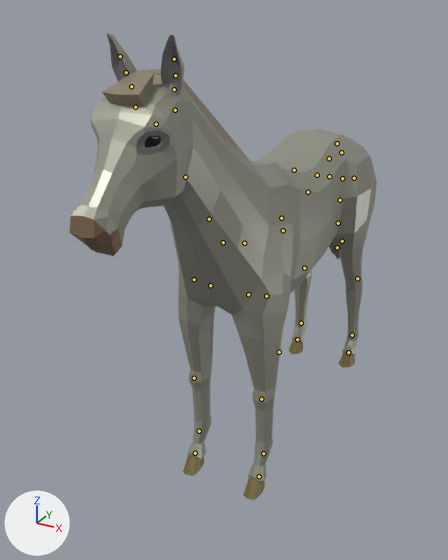
What one commit did to the glTF model demo/animals/Horse_White.glb.
The view is the same before and after, from a camera (50 mm lens) standing at (2.73, -6.44, 4.98) and looking at (-0.53, -0.51, 2.01). Arrows for +X, +Y and +Z are at lower left; the lights stay in place. The picture after the commit comes second. The bones that change, and the others that lie on the model, are drawn over the model as lines.

The first picture shows 'Horse'.
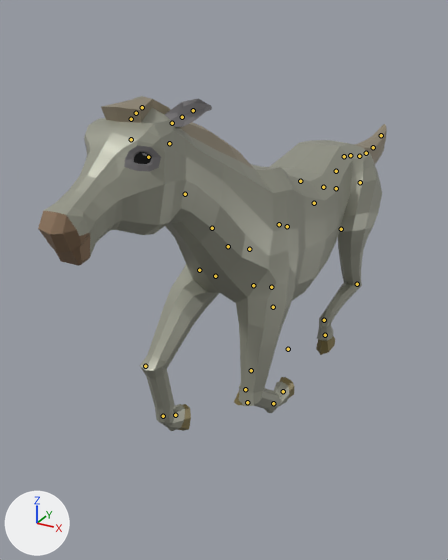
The newer file adds an action. The first version stands in its rest pose; the second is drawn at frame 5 of the action 'AnimalArmature|Gallop'.

Where the change shows, as pixel boxes (x1, y1, x2, y2) in the pictures (448 x 560 px):
'Horse', posed (14% wider, 28% shorter)
    before: (70, 33, 377, 500)
    after: (38, 96, 387, 431)
bone 'Body', root to tip
    before: (279, 352) to (279, 350)
    after: (288, 349) to (288, 347)
bone 'Back', root to tip
    before: (329, 158) to (329, 158)
    after: (336, 171) to (336, 171)
bone 'Neck1', root to tip
    before: (223, 242) to (223, 242)
    after: (228, 246) to (228, 246)
bone 'Neck3', root to tip
    before: (185, 177) to (185, 176)
    after: (185, 194) to (184, 193)
bone 'Head', root to tip
    before: (156, 124) to (156, 124)
    after: (148, 157) to (148, 157)
bone 'Ear2.L', root to tip
    before: (174, 89) to (174, 88)
    after: (172, 123) to (172, 122)
bone 'Ear3.L', root to tip
    before: (175, 75) to (175, 74)
    after: (182, 117) to (183, 116)
bone 'Ear4.L', root to tip
    before: (174, 59) to (174, 58)
    after: (193, 110) to (193, 110)
bone 'Ear2.R', root to tip
    before: (131, 86) to (131, 85)
    after: (131, 119) to (131, 118)
bone 'Ear3.R', root to tip
    before: (126, 72) to (126, 71)
    after: (136, 113) to (136, 113)
bone 'Ear4.R', root to tip
    before: (120, 56) to (119, 55)
    after: (142, 107) to (142, 107)
bone 'FrontShoulder.L', root to tip
    before: (248, 294) to (249, 294)
    after: (253, 285) to (254, 285)
bone 'FrontUpperLeg.L', root to tip
    before: (266, 296) to (266, 297)
    after: (271, 287) to (271, 288)
bone 'FrontLowerLeg.L', root to tip
    before: (261, 399) to (261, 400)
    after: (247, 402) to (248, 402)
bone 'FrontShoulder.R', root to tip
    before: (210, 285) to (209, 285)
    after: (215, 276) to (215, 275)
bone 'FrontUpperLeg.R', root to tip
    before: (194, 279) to (194, 280)
    after: (199, 270) to (199, 270)
bone 'FrontLowerLeg.R', root to tip
    before: (194, 378) to (194, 379)
    after: (145, 366) to (146, 367)
bone 'BackShoulder.L', root to tip
    before: (329, 176) to (330, 176)
    after: (336, 188) to (336, 188)
bone 'BackLeg.L', root to tip
    before: (354, 178) to (354, 178)
    after: (360, 182) to (360, 183)
bone 'BackUpperLeg.L', root to tip
    before: (342, 241) to (342, 241)
    after: (341, 229) to (341, 230)
bone 'BackLowerLeg.L', root to tip
    before: (357, 278) to (357, 279)
    after: (357, 284) to (356, 284)
bone 'BackShoulder.R', root to tip
    before: (317, 175) to (316, 175)
    after: (323, 187) to (323, 187)
bone 'BackUpperLeg.R', root to tip
    before: (283, 230) to (283, 231)
    after: (279, 224) to (279, 225)
bone 'Tail2', root to tip
    before: (337, 143) to (337, 143)
    after: (344, 156) to (344, 156)
bone 'Tail3', root to tip
    before: (341, 152) to (341, 152)
    after: (350, 155) to (350, 155)
bone 'Tail4', root to tip
    before: (342, 178) to (342, 179)
    after: (359, 156) to (359, 156)
bone 'Tail5', root to tip
    before: (340, 200) to (340, 200)
    after: (366, 153) to (366, 153)
bone 'Tail6', root to tip
    before: (338, 223) to (338, 223)
    after: (373, 147) to (373, 147)
bone 'IKBackLeg.L', root to tip
    before: (352, 335) to (351, 336)
    after: (324, 320) to (324, 321)
bone 'IKFrontLeg.L', root to tip
    before: (263, 453) to (263, 455)
    after: (273, 403) to (274, 403)
bone 'IKBackLeg.R', root to tip
    before: (301, 323) to (300, 324)
    after: (251, 370) to (251, 371)
bone 'IKFrontLeg.R', root to tip
    before: (199, 431) to (199, 432)
    after: (163, 416) to (163, 416)

The edits, one by one:
Bone 'Body' (bone_body) moves from (0.0, 0.0, 0.0) to (0.0005, -0.0002, -0.0016).
Bone 'Body' (bone_body) turns from (0, 0, 0) to (-2, -1, 0) degrees about its own x, y and z.
Bone 'Back' (bone_back) moves from (0.0, 0.0, 0.0) to (0.0, 0.002, 0.0003).
Bone 'Neck1' (bone_neck1) turns from (0, 0, 0) to (-9, 0, 0) degrees about its own x, y and z.
Bone 'Neck3' (bone_neck3) turns from (0, 0, 0) to (-5, 0, 0) degrees about its own x, y and z.
Bone 'Head' (bone_head) turns from (0, 0, 0) to (31, 0, 1) degrees about its own x, y and z.
Bone 'Ear2.L' (bone_ear2_l) turns from (0, 0, 0) to (-6, 35, 58) degrees about its own x, y and z.
Bone 'Ear3.L' (bone_ear3_l) turns from (0, 0, 0) to (-5, -1, 11) degrees about its own x, y and z.
Bone 'Ear4.L' (bone_ear4_l) turns from (0, 0, 0) to (-12, -1, 14) degrees about its own x, y and z.
Bone 'Ear2.R' (bone_ear2_r) turns from (0, 0, 0) to (-6, -35, -58) degrees about its own x, y and z.
Bone 'Ear3.R' (bone_ear3_r) turns from (0, 0, 0) to (-8, 2, -13) degrees about its own x, y and z.
Bone 'Ear4.R' (bone_ear4_r) turns from (0, 0, 0) to (-10, 1, -12) degrees about its own x, y and z.
Bone 'FrontShoulder.L' (bone_frontshoulder_l) moves from (0.0, 0.0, 0.0) to (-0.0015, 0.0002, -0.0001).
Bone 'FrontUpperLeg.L' (bone_frontupperleg_l) turns from (0, 0, 0) to (-17, -1, 1) degrees about its own x, y and z.
Bone 'FrontLowerLeg.L' (bone_frontlowerleg_l) turns from (0, 0, 0) to (-69, 0, 0) degrees about its own x, y and z.
Bone 'FrontShoulder.R' (bone_frontshoulder_r) moves from (0.0, 0.0, 0.0) to (0.0015, 0.0002, -0.0002).
Bone 'FrontUpperLeg.R' (bone_frontupperleg_r) turns from (0, 0, 0) to (-53, -1, 1) degrees about its own x, y and z.
Bone 'FrontLowerLeg.R' (bone_frontlowerleg_r) turns from (0, 0, 0) to (-67, 0, 0) degrees about its own x, y and z.
Bone 'BackShoulder.L' (bone_backshoulder_l) turns from (0, 0, 0) to (-6, -34, 19) degrees about its own x, y and z.
Bone 'BackLeg.L' (bone_backleg_l) turns from (0, 0, 0) to (-3, -5, 9) degrees about its own x, y and z.
Bone 'BackUpperLeg.L' (bone_backupperleg_l) turns from (0, 0, 0) to (29, 3, 8) degrees about its own x, y and z.
Bone 'BackLowerLeg.L' (bone_backlowerleg_l) turns from (0, 0, 0) to (67, 3, 0) degrees about its own x, y and z.
Bone 'BackShoulder.R' (bone_backshoulder_r) turns from (0, 0, 0) to (2, 38, -1) degrees about its own x, y and z.
Bone 'BackUpperLeg.R' (bone_backupperleg_r) turns from (0, 0, 0) to (-1, 0, 0) degrees about its own x, y and z.
Bone 'Tail2' (bone_tail2) turns from (0, 0, 0) to (30, 0, 0) degrees about its own x, y and z.
Bone 'Tail3' (bone_tail3) turns from (0, 0, 0) to (33, 0, 0) degrees about its own x, y and z.
Bone 'Tail4' (bone_tail4) turns from (0, 0, 0) to (30, 0, 0) degrees about its own x, y and z.
Bone 'Tail5' (bone_tail5) turns from (0, 0, 0) to (5, 0, 0) degrees about its own x, y and z.
Bone 'Tail6' (bone_tail6) turns from (0, 0, 0) to (6, 0, 0) degrees about its own x, y and z.
Bone 'IKBackLeg.L' (bone_ikbackleg_l) moves from (0.0, 0.0, 0.0) to (0.0, -0.0032, -0.016).
Bone 'IKBackLeg.L' (bone_ikbackleg_l) turns from (0, 0, 0) to (39, 0, 0) degrees about its own x, y and z.
Bone 'IKFrontLeg.L' (bone_ikfrontleg_l) moves from (0.0, 0.0, 0.0) to (0.0, -0.0058, 0.0002).
Bone 'IKFrontLeg.L' (bone_ikfrontleg_l) turns from (0, 0, 0) to (111, 0, 0) degrees about its own x, y and z.
Bone 'IKBackLeg.R' (bone_ikbackleg_r) moves from (0.0, 0.0, 0.0) to (0.0, 0.0057, -0.0168).
Bone 'IKBackLeg.R' (bone_ikbackleg_r) turns from (0, 0, 0) to (-14, 0, 0) degrees about its own x, y and z.
Bone 'IKFrontLeg.R' (bone_ikfrontleg_r) moves from (0.0, 0.0, 0.0) to (0.0, -0.0036, -0.0091).
Bone 'IKFrontLeg.R' (bone_ikfrontleg_r) turns from (0, 0, 0) to (81, 0, 0) degrees about its own x, y and z.
